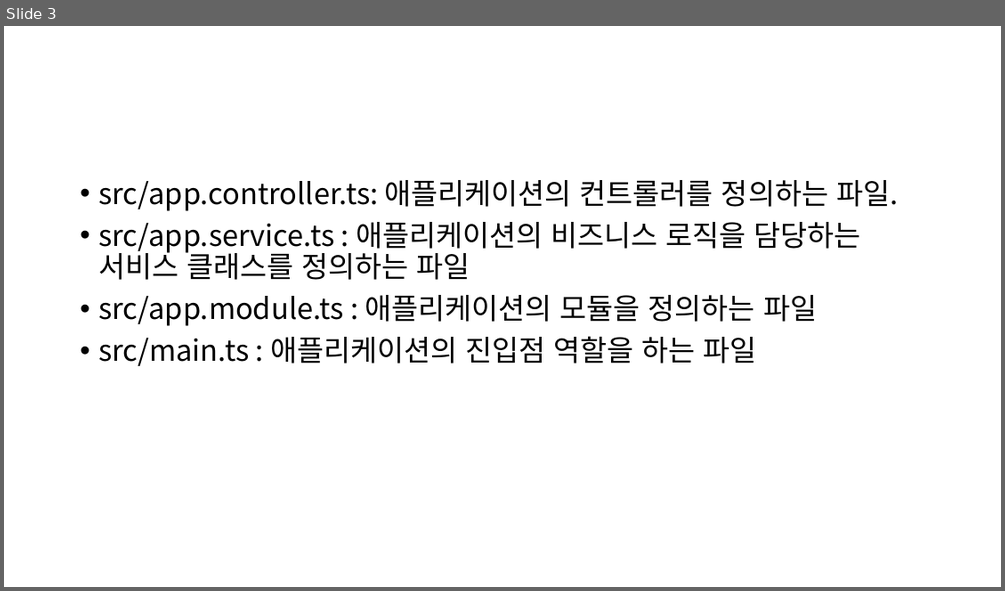
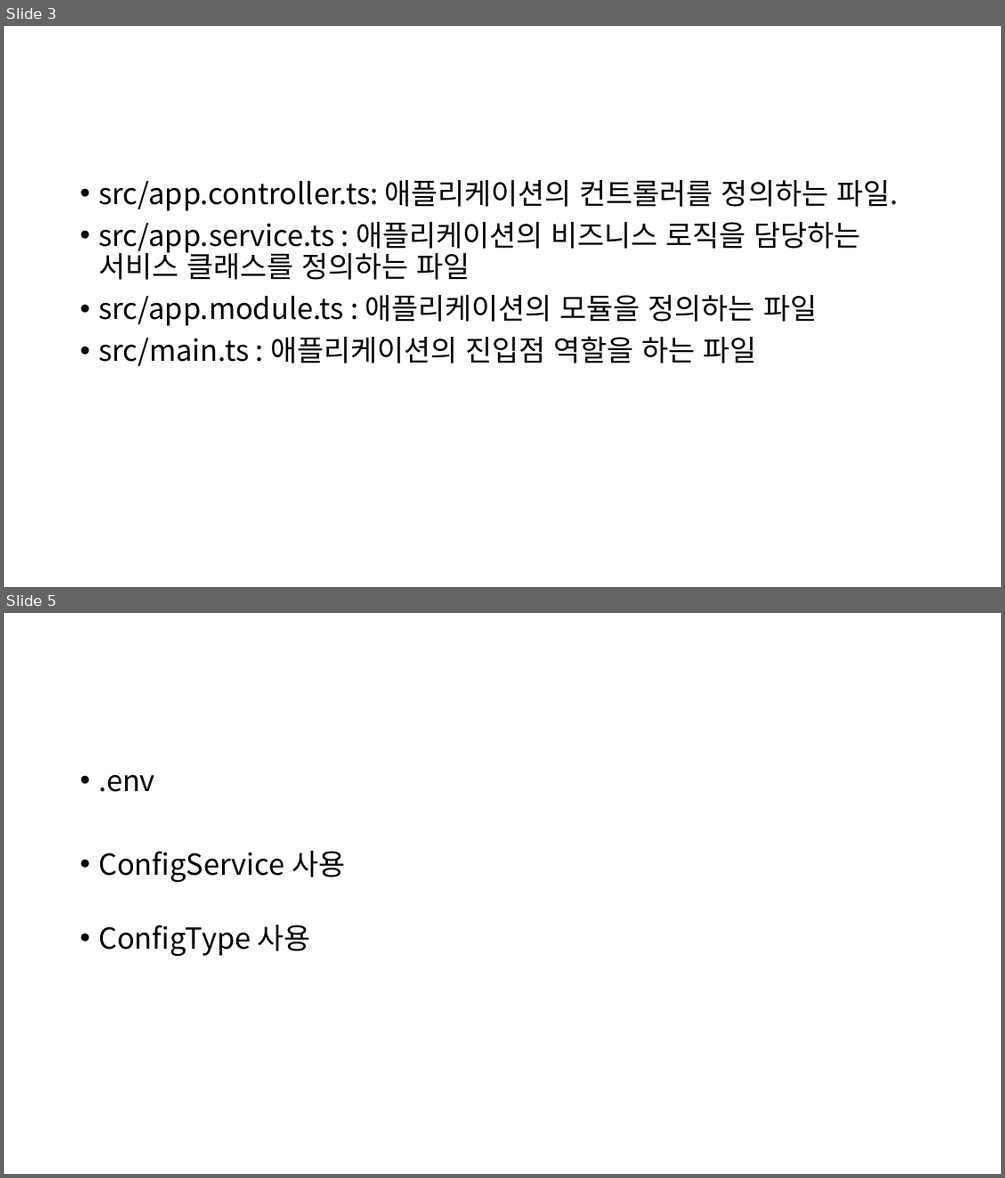
Before and after one commit to 92-seok/wooboWEB-NextJS-migration-, a slide deck: doc/개발환경_설치매뉴얼(Nest.JS).pptx. Shown one above the other, each under a label of ours: slide 3 before the commit, slides 3 and 5 after it; the slides between them are not shown. The pictures are 1005x591 and 1005x1178 pixels, drawn with LibreOffice and Linux fonts; fonts in the diff are those of the drawing. Boxes give left, top, right and bottom in pixels: in the first picture for what was removed or moved away, otherwise in the second. Text is boxed around its words. In the diff, an @@ line names an element or a change of style, - is before the commit and + after.

```diff
--- a/doc/개발환경_설치매뉴얼(Nest.JS).pptx
+++ b/doc/개발환경_설치매뉴얼(Nest.JS).pptx
@@ slide 5 added at bbox=[4, 613, 1001, 1174], background #FFFFFF @@
@@ text added at bbox=[98, 775, 345, 956], 28 pt, text #000000 @@
+• .env
+• ConfigService 사용
+• ConfigType 사용
```
Also in this commit, not shown: 2 other slides added, 2 other files.
